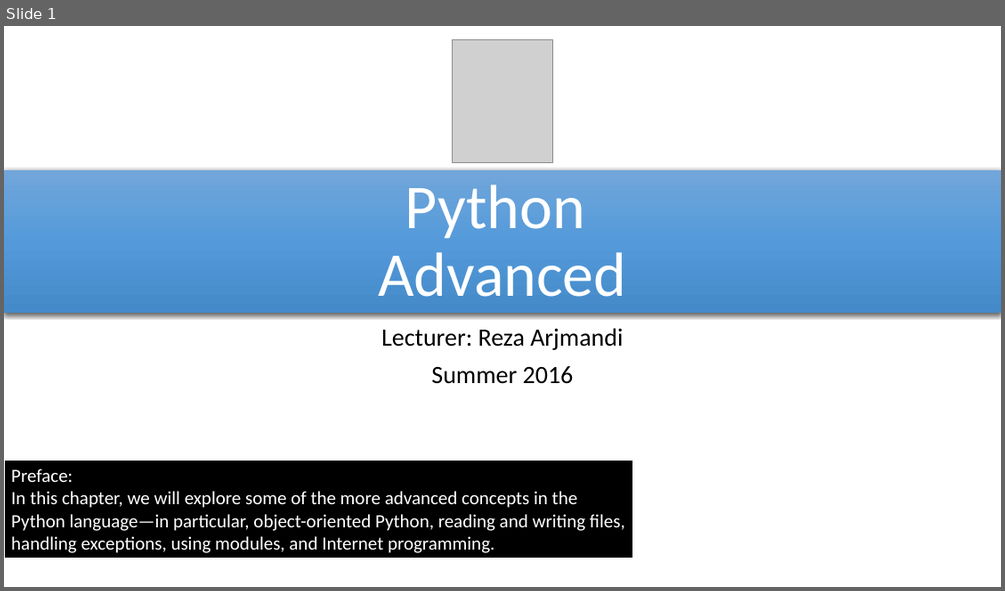
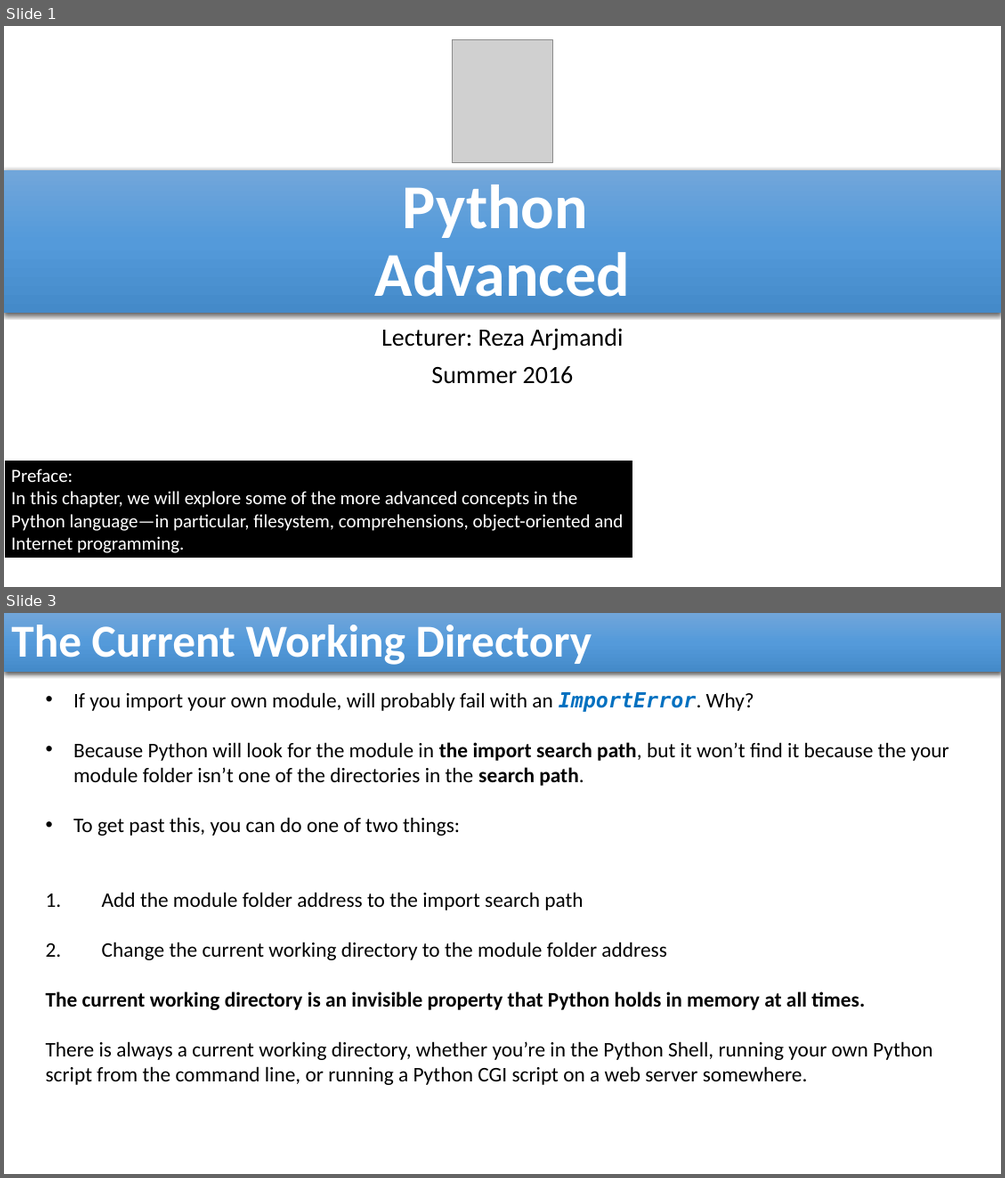
Before and after one commit to reza-arjmandi/rpi-course, a slide deck: session4/presentaion/Python_Advanced.pptx. Shown one above the other, each under a label of ours: slide 1 before the commit, slides 1 and 3 after it; the slides between them are not shown. The pictures are 1005x591 and 1005x1178 pixels, drawn with LibreOffice and Linux fonts; fonts in the diff are those of the drawing; grey boxes stand for pictures. Boxes give left, top, right and bottom in pixels: in the first picture for what was removed or moved away, otherwise in the second. Text is boxed around its words. In the diff, an @@ line names an element or a change of style, - is before the commit and + after.

Commit message:
Python_Advanced presentation file updated

```diff
--- a/session4/presentaion/Python_Advanced.pptx
+++ b/session4/presentaion/Python_Advanced.pptx
@@ slide 3 added at [4, 613, 1001, 1174], background #FFFFFF @@
@@ rectangle added at [4, 613, 1001, 672], fill gradient #71A6DB to #559BDB to #448ACA, 44 pt, text #FFFFFF, bold @@
+The Current Working Directory
@@ text added at [46, 692, 949, 1085], 20 pt, text #000000 @@
+• If you import your own module, will probably fail with an ImportError. Why?
+• Because Python will look for the module in the import search path, but it won’t find it because the your module folder isn’t one of the directories in the search path.
+• To get past this, you can do one of two things:
+1. Add the module folder address to the import search path
+2. Change the current working directory to the module folder address
+The current working directory is an invisible property that Python holds in memory at all times.
+There is always a current working directory, whether you’re in the Python Shell, running your own Python script from the command line, or running a Python CGI script on a web server somewhere.
@@ slide 1 changed as well @@
@@ title "Python Advanced" at [4, 170, 1001, 313]: bold on @@
@@ text in rectangle at [11, 491, 623, 553]: text changed @@
-In this chapter, we will explore some of the more advanced concepts in the Python language—in particular, object-oriented Python, reading and writing files, handling exceptions, using modules, and Internet programming.
+In this chapter, we will explore some of the more advanced concepts in the Python language—in particular, filesystem, comprehensions, object-oriented and Internet programming.
```
Also in this commit, not shown: 22 other slides changed, 27 other slides added.
